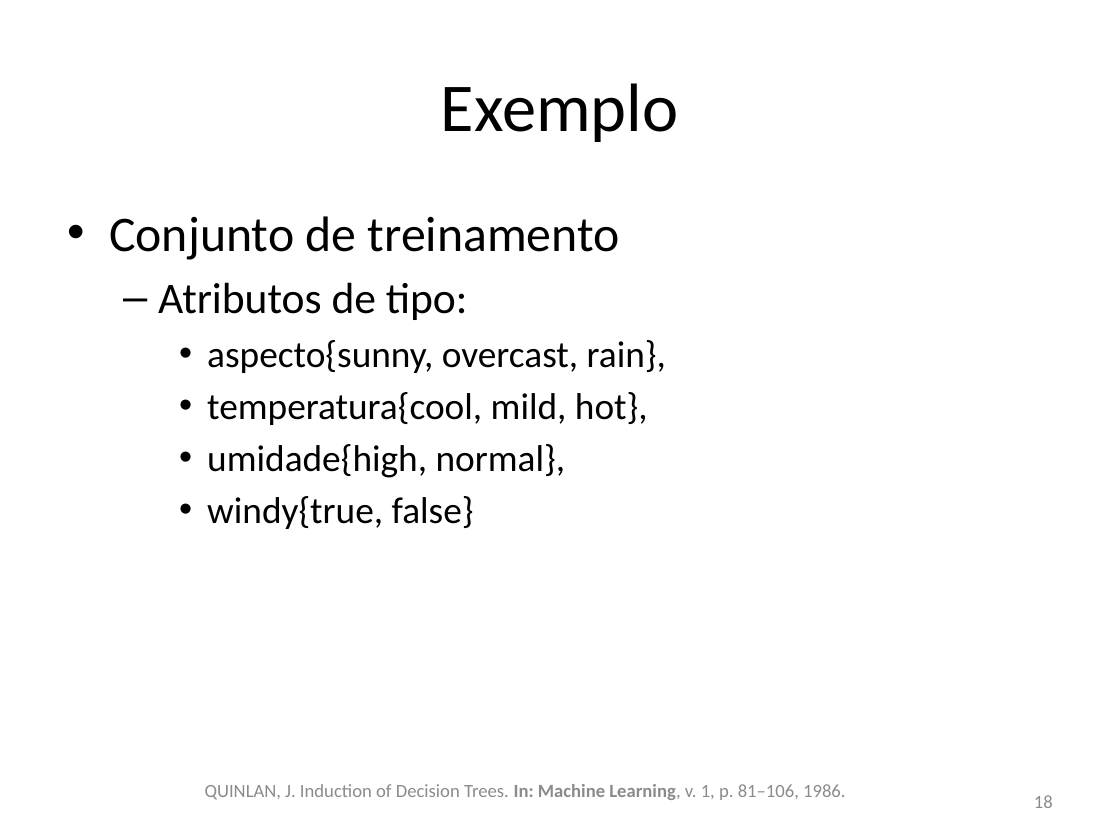
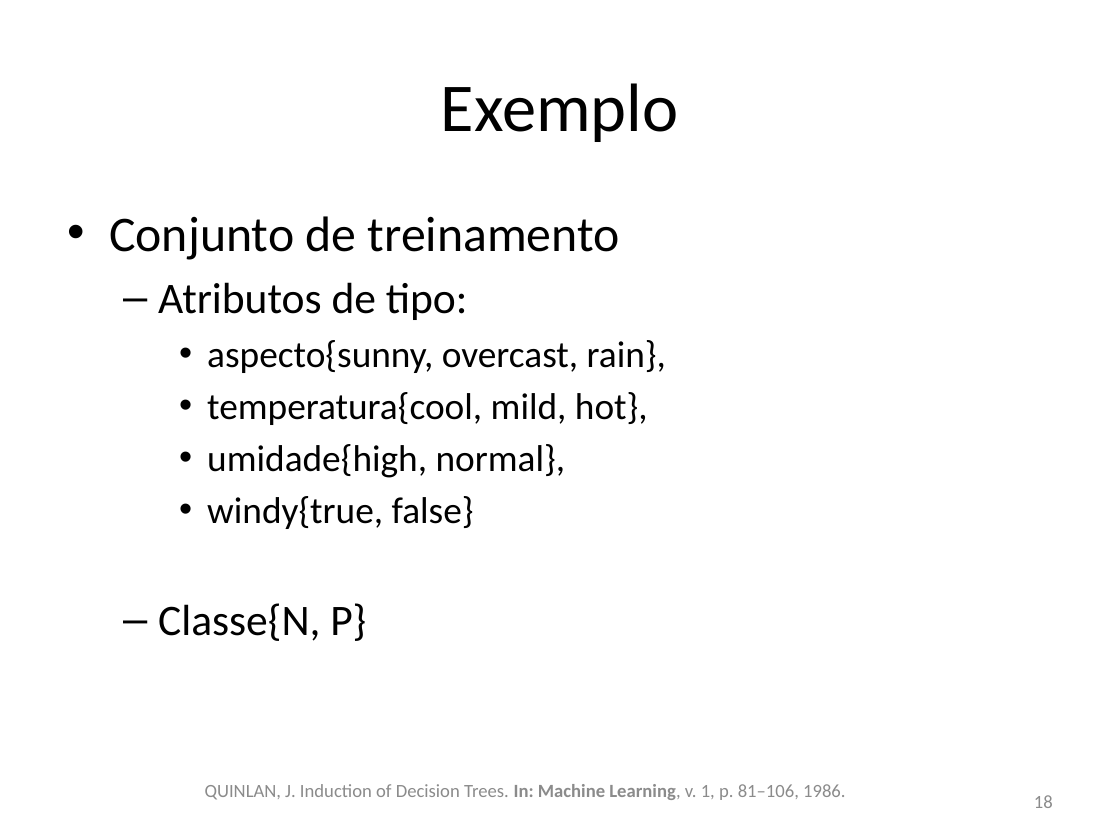
Before and after one commit to gems-uff/sdm, a slide deck: slide 18 of Documents/Raciocínio.pptx. Drawn at 1120x840 pixels with LibreOffice and Linux fonts; fonts in the diff are those of the drawing; background and template pictures are left out. Boxes give left, top, right and bottom in pixels: in the first picture for what was removed or moved away, otherwise in the second. Text is boxed around its words. In the diff, an @@ line names an element or a change of style, - is before the commit and + after.

```diff
--- a/Documents/Raciocínio.pptx
+++ b/Documents/Raciocínio.pptx
@@ text at [158,603,366,641]: paragraph added @@
+  – Classe{N, P}
```
Also in this commit, not shown: 5 other slides changed, 5 slides added, 1 slide removed, 1 other file.
